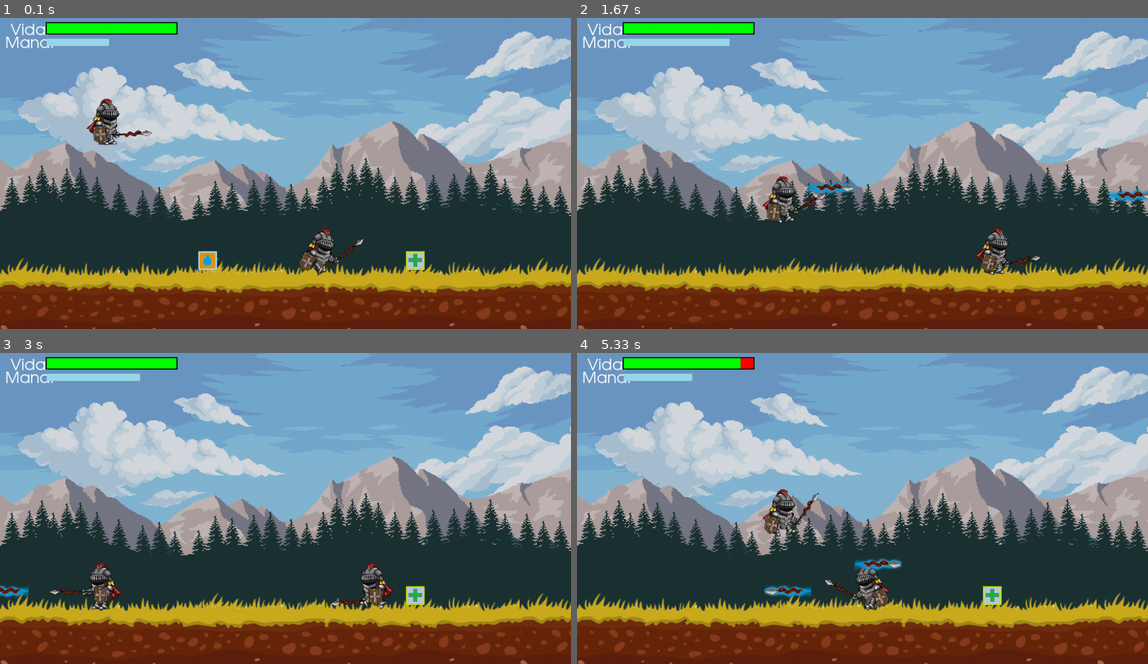
Above: before the commit, frames 1-4 (two rows, left to right).
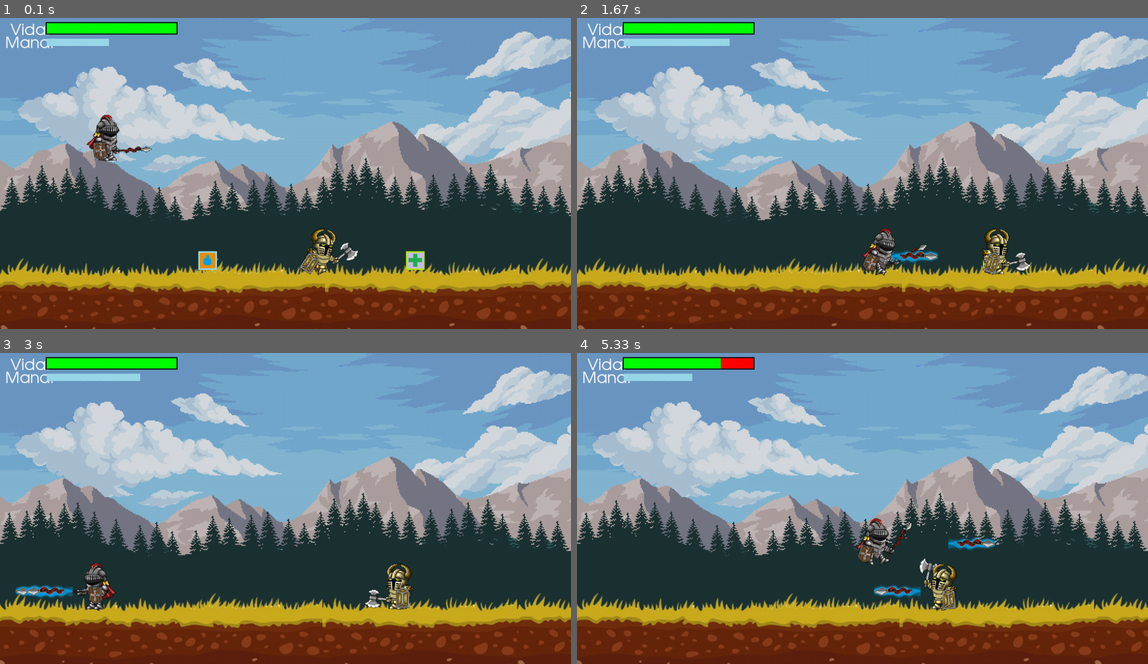
Above: after the commit, the same moments.

Repository: MelvinSalcedo/pygame-RPG
Game: pygame game, started from main.py
Same seed, same stepped clock (60 frames per second), same inputs: the game is played once before the commit and once after it.
Inputs:
- Up to frame 1 (0.1 s): no input
- Up to frame 2 (1.67 s): tap Space at 0.33, 0.73, 1.03, 1.23, 1.57 s; hold D 0.67-1.13 s; hold W 1.17-1.47 s; hold D from 1.5 s (still down)
- Up to frame 3 (3 s): tap Space at 1.87, 2.07, 2.37, 2.63, 2.93 s; release D at 1.97 s; hold A 2-2.53 s; hold A 2.57-2.97 s
- Up to frame 4 (5.33 s): hold W 3-3.37 s; tap Space at 3.07, 3.47, 3.77, 4.13, 4.43, 4.63, 4.93, 5.13 s; hold D 3.4-4.03 s; hold A 4.07-4.53 s; hold D 4.57-5.03 s; hold W from 5.07 s (still down)

The runs differ from the first frame. In frame 1, 1.6% of the frame differs, in the area x 15-64%, y 25-83%; in frame 2, 2.5%; in frame 3, 11%; in frame 4, 12%, in the area x 0-100%, y 1-100%.

Commit message:
mvoer pantalla

Diff:
--- a/main.py
+++ b/main.py
@@ -12,6 +12,7 @@
 
 SCREEN_WIDTH = 1100
 SCREEN_HEIGHT = 600
+SCROLL_THRESH = 200
 
 screen = pygame.display.set_mode((SCREEN_WIDTH, SCREEN_HEIGHT))
 pygame.display.set_caption('Shooter')
@@ -23,7 +24,7 @@
 #gravedad del juego
 GRAVITY = 0.75
 rangoCamintadaIA = 120
-
+screen_scroll = 0
 #variabless para mover al personaje derecha o izquierda
 mover_izquierda = False
 mover_derecha = False
@@ -52,11 +53,17 @@
 	'magia'		: itemMagia,
 }
 
+bg_scroll = 0
+widht_imagenBG=1376 #la cantidad en pixeles de la imagen de background que cargamos
+LimiteFor=3
 def draw_bg():
-	screen.blit(nuves,(0,0))
-	screen.blit(mountaña,(0,200))
-	screen.blit(pinos,(0,270))
-	screen.blit(suelo,(0,270))
+
+	for x in range(LimiteFor):
+		screen.blit(nuves,(x*widht_imagenBG-bg_scroll,0))#5,0 ....150,0
+		screen.blit(mountaña,(x*widht_imagenBG-bg_scroll,200))#5,0
+		screen.blit(pinos,(x*widht_imagenBG-bg_scroll,270))#5,0
+		screen.blit(suelo,(x*widht_imagenBG-bg_scroll,270))#5,0
+
 
 def draw_text(text, font, text_col, x, y):
 	img = font.render(text, True, text_col)
@@ -138,6 +145,7 @@
 
 	def mover_player(self, moving_left, moving_right):
 		#reseteamos las variables de movimiento
+		screen_scroll = 0
 		dx = 0
 		dy = 0
 
@@ -169,9 +177,21 @@
 			dy = piso - (self.rect.bottom -50) #y  de abajo de mi imagen
 			self.in_air = False
 
+		if self.tipo_personaje == 'player':
+			if self.rect.left + dx < 0 or self.rect.right + dx > SCREEN_WIDTH+400:
+				dx = 0
+
 		#actualizamos la posicion de la imagen del player
 		self.rect.x += dx
 		self.rect.y += dy
+
+		if self.tipo_personaje == 'player': #
+			if (self.rect.right > SCREEN_WIDTH - SCROLL_THRESH and bg_scroll <  SCREEN_WIDTH*LimiteFor-SCREEN_WIDTH)\
+				or (self.rect.left < SCROLL_THRESH and bg_scroll > abs(dx)):
+				self.rect.x -= dx # se hace cero
+				screen_scroll -=dx  # -5
+		print(bg_scroll)
+		return screen_scroll
 
 	def actualizarAnimacion(self):
 		ANIMATION_COOLDOWN = 100
@@ -211,7 +231,7 @@
 			#verificamos si la AI esta cerca del personaje
 			if self.vision.colliderect(player.rect):
 				#detenerse y mirar al personaje
-				self.actualizarAccion(0)#0: estado idle
+				self.actualizarAccion(4)#0: estado idle
 				#estado castear magina
 				self.castearMagia()
 			else:
@@ -235,6 +255,45 @@
 					if self.EstoyMirandoPlayer_counter <= 0:
 						self.EstoyMirandoPlayer = False
 
+		self.rect.x += screen_scroll
+
+	def InteligenciaArtificialBoss(self):
+		if self.estoyVivo :#and player.estoyVivo:
+			if self.EstoyMirandoPlayer == False and random.randint(1, 200) == 1:
+				#sonidoDOlor.play()
+				self.actualizarAccion(0)#0: idle
+
+				self.EstoyMirandoPlayer = True
+				self.EstoyMirandoPlayer_counter = 5
+			#verificamos si la AI esta cerca del personaje
+			if self.vision.colliderect(player.rect):
+				#detenerse y mirar al personaje
+				self.actualizarAccion(4)#0: estado idle
+				#estado castear magina
+				self.castearMagia()
+			else:
+				if self.EstoyMirandoPlayer == False: # esta caminando
+					if self.direction == 1:
+						ai_moverDerecha = True
+					else:
+						ai_moverDerecha = False
+					ai_moverIzquierda = not ai_moverDerecha
+					self.mover_player(ai_moverIzquierda, ai_moverDerecha)
+					self.actualizarAccion(1)#1: estado de caminar
+					self.move_counter += 1
+					#actualiamos la vision del persoje
+					self.vision.center = (self.rect.centerx + 75 * self.direction, self.rect.centery)
+
+					if self.move_counter > rangoCamintadaIA: #verifica que no sobrepase el limite de caminanata
+						self.direction *= -1  # verifica la direccion de caminata
+						self.move_counter *= -1
+				else:
+					self.EstoyMirandoPlayer_counter -= 1
+					if self.EstoyMirandoPlayer_counter <= 0:
+						self.EstoyMirandoPlayer = False
+
+		self.rect.x += screen_scroll
+
 
 	def draw(self):
 		screen.blit(pygame.transform.flip(self.image, self.flip, False), self.rect)
@@ -257,7 +316,7 @@
 
 	def update(self):
 		#mover magia direccion siempre va a ser +1 -1
-		self.rect.x += (self.direccion * self.velocidad)
+		self.rect.x += (self.direccion * self.velocidad)+ screen_scroll
 		#verificamos si la magia a salido de la ventana de render
 		if self.rect.right < 0 or self.rect.left > SCREEN_WIDTH:
 			self.kill()
@@ -272,6 +331,14 @@
 			if enemy.estoyVivo:
 				enemy.health -= 25
 				self.kill()
+		if pygame.sprite.spritecollide(enemy1, grupo_magiasDisparadas,False,pygame.sprite.pygame.sprite.collide_circle_ratio(.25)):
+			if enemy1.estoyVivo:
+				enemy1.health -= 25
+				self.kill()
+		if pygame.sprite.spritecollide(enemy2, grupo_magiasDisparadas,False,pygame.sprite.pygame.sprite.collide_circle_ratio(.25)):
+			if enemy2.estoyVivo:
+				enemy2.health -= 25
+				self.kill()
 
 class CajaItems(pygame.sprite.Sprite):
 	def __init__(self, item_type, x, y):
@@ -282,6 +349,7 @@
 		self.rect.midtop = (x,y)
 
 	def update(self):
+		self.rect.x += screen_scroll
 		#verificamos si a ahabido colision con el player
 		if pygame.sprite.collide_rect(self, player):
 		#if pygame.sprite.spritecollide(player, grupovidas,False,pygame.sprite.pygame.sprite.collide_circle_ratio(.25)):
@@ -317,6 +385,8 @@
 health_bar = HealthBar(90, 10, player.health, player.health)
 
 enemy  = Player("enemy", 600, 500, .7, 2,20)
+enemy1  = Player("enemy", 1200, 500, .7, 2,20)
+enemy2 = Player("boss", 1800, 600, 1.1, 2,20)
 
 grupo_magiasDisparadas = pygame.sprite.Group()
 item_box_group = pygame.sprite.Group()
@@ -379,11 +449,14 @@
 
 	draw_bg() # dibujar el fondo
 
+
 	draw_text('Mana: ', font, WHITE, 10, 35)
 	for x in range(player.cantidad_magia):
 		screen.blit(imgMagia, (90 + (x * 12), 40))
 
 
+	screen_scroll = player.mover_player(mover_izquierda, mover_derecha)
+	bg_scroll -= screen_scroll
 
 	item_box_group.update()
 	item_box_group.draw(screen)
@@ -395,6 +468,14 @@
 	enemy.draw()
 	enemy.update()
 
+	enemy1.InteligenciaArtificialNormal()
+	enemy1.draw()
+	enemy1.update()
+
+	enemy2.InteligenciaArtificialBoss()
+	enemy2.draw()
+	enemy2.update()
+
 	grupo_magiasDisparadas.draw(screen)
 	grupo_magiasDisparadas.update()
 
Binary file added: acha.png
Binary file added: img/boss/Death/0.png
Binary file added: img/boss/Death/1.png
Binary file added: img/boss/Death/2.png
Binary file added: img/boss/Death/3.png
Binary file added: img/boss/Death/4.png
Binary file added: img/boss/Death/5.png
Binary file added: img/boss/Death/6.png
Binary file added: img/boss/Death/7.png
Binary file added: img/boss/Death/8.png
Binary file added: img/boss/Death/9.png
Binary file added: img/boss/Idle/0.png
(and 89 more such lines)
